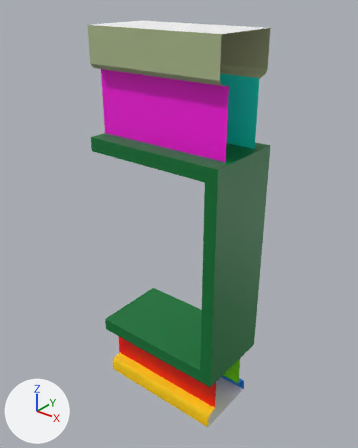
One commit to the FBX model ABigMess/Assets/Models/HouseBuilding/Wall_window_left.fbx: the scene before it, then after it.
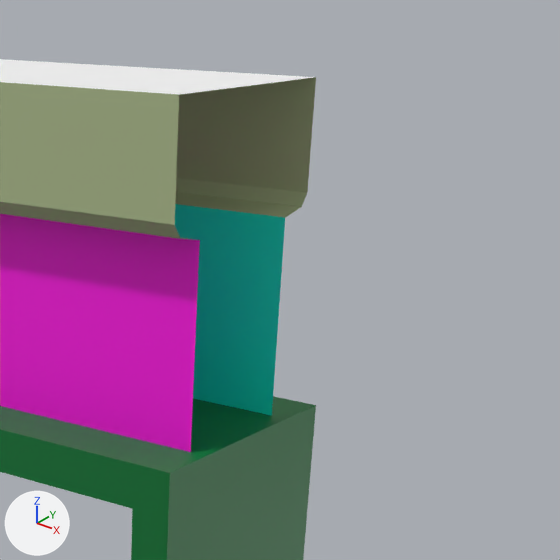
There are two pictures of each version: one whole from a 50 mm camera at (2.0, -2.47, 2.98) aimed at (0.01, 0.02, 1.43), one close up on the part from 44% to 100% of the width and 0% to 45% of the height. Arrows for +X, +Y and +Z are at lower left; the lights stay in place.

The first close-up shows 'wall_Window_right1'.
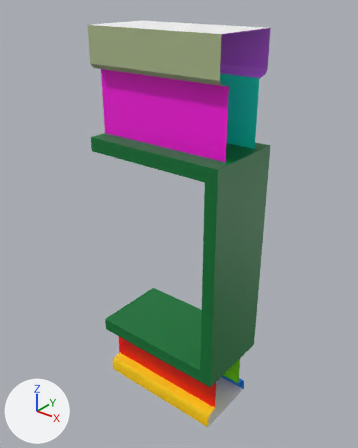
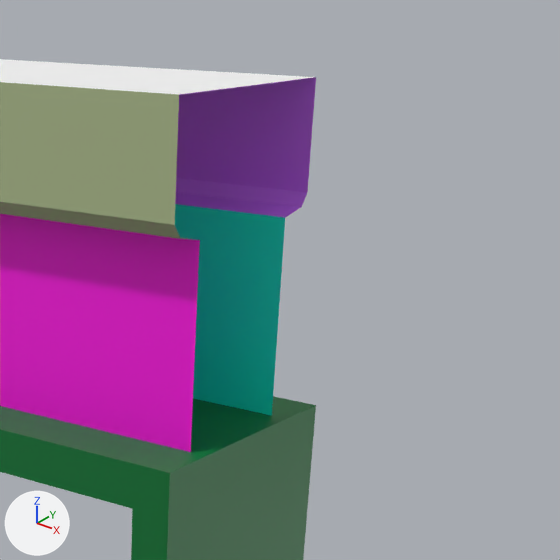
Commit message: [FIX] Walls (again) + [ADD] Brickwall

Edits to the bpy script that builds the scene:
```text
Add mat_violet1:
    mat_violet1 = principled_material('violet1')
    mat_violet1.base_color = (0.596, 0.156, 1.0)  # purple #cb6eff
Change me_mesh:
    where me_mesh.from_pydata(...)  # 72 vertices, 42 faces; spans x -54.0..50.0, y 0.0..275.0, z -29.0..29.0
    used by ob_wall_window_right1; location = (0.0, 0.0, 0.0); rotation_euler = (-1.571, 0.0, 0.0), in degrees (-90, 0, 0); scale = (-0.01, -0.01, -0.01)
    me_mesh part 1: all 3 faces centred in x 0.0, y 249.0..264.0, z -25.0..-20.0 switch from mat_kakhi (green #adbc8e) to mat_violet1 (purple #cb6eff)
```

Pixel boxes [x1, y1, x2, y2] of what changed, in the close-ups (560 x 560 px):
part 1 of me_mesh, recoloured (green to purple)
    both: [175, 77, 316, 218]
